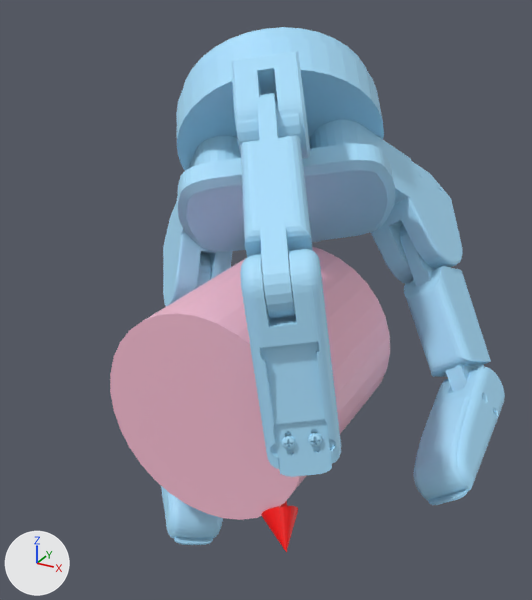
The glTF model static/assets/cond/Barrett/contactdb+cylinder_medium/3.glb as it was, and as the next commit left it.
Camera for both pictures: a 50 mm camera at (0.125, -0.22, 0.141) aimed at (-0.006, 0.018, 0.022). Every picture has the same lights, and +X, +Y and +Z are marked at lower left. Where no turn or scale is listed for an object, it has been applied to the vertices. Vertices at the same position are counted once.

In view in the first picture: 'cylinder_medium.stl', 'geometry_1', 'geometry_2'.
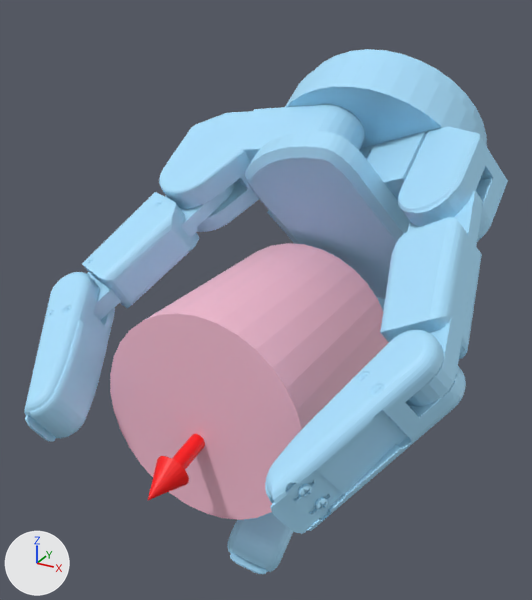
Boxes (x1, y1, x2, y2) around the edits, measured in the pictures (532 x 600 px; the box of a moved part takes in the faces that stretch with it):
'geometry_1', reshaped (41% wider)
    before: (161, 27, 505, 545)
    after: (24, 49, 508, 574)
'geometry_2', reshaped
    before: (261, 501, 298, 552)
    after: (148, 434, 205, 500)
part 1 of me_geometry_1, moved or reshaped
    before: (176, 27, 396, 252)
    after: (245, 49, 487, 299)
part 2 of me_geometry_1, moved or reshaped
    before: (231, 51, 310, 159)
    after: (398, 127, 508, 242)
part 3 of me_geometry_1, moved or reshaped
    before: (237, 93, 313, 319)
    after: (380, 190, 482, 406)
part 4 of me_geometry_1, moved or reshaped
    before: (241, 249, 341, 477)
    after: (265, 330, 466, 534)
part 5 of me_geometry_1, moved or reshaped
    before: (163, 136, 241, 306)
    after: (159, 105, 365, 232)
part 6 of me_geometry_1, moved or reshaped
    before: (196, 253, 211, 288)
    after: (82, 183, 234, 320)
part 7 of me_geometry_1, moved or reshaped
    before: (161, 486, 223, 545)
    after: (24, 272, 115, 442)
part 8 of me_geometry_1, moved or reshaped
    before: (310, 120, 463, 284)
    after: (377, 298, 385, 310)
part 9 of me_geometry_1, moved or reshaped (not visible afterwards)
    before: (399, 224, 491, 392)
part 10 of me_geometry_1, moved or reshaped
    before: (413, 366, 505, 505)
    after: (227, 512, 294, 574)

The change, as a diff of the scene's bpy script:
```diff
--- a/static/assets/cond/Barrett/contactdb+cylinder_medium/3.glb.py
+++ b/static/assets/cond/Barrett/contactdb+cylinder_medium/3.glb.py
@@ me_geometry_1 @@
 me_geometry_1.from_pydata(...)  # 8696 vertices, 17330 faces; spans x -0.086..0.086, y -0.056..0.117, z -0.072..0.123
 # used by ob_geometry_1; location = (0.0, 0.0, 0.0)
+# me_geometry_1 part 1: the loose piece of 347 vertices spanning x -0.072..0.031, y 0.009..0.11, z 0.028..0.123 is multiplied about its middle by the matrix ((0.535, -0.343, 0.772), (0.009, 0.916, 0.401), (-0.845, -0.207, 0.493)), then moved by (0.039, 0.009, -0.011)
+# me_geometry_1 part 2: the loose piece of 211 vertices spanning x -0.027..0.016, y -0.003..0.046, z 0.079..0.117 is multiplied about its middle by the matrix ((0.535, -0.343, 0.772), (0.009, 0.916, 0.401), (-0.845, -0.207, 0.493)), then moved by (0.062, 0.021, -0.027)
+# me_geometry_1 part 3: the loose piece of 449 vertices spanning x -0.013..0.044, y -0.054..0.023, z 0.049..0.105 is multiplied about its middle by the matrix ((0.56, -0.381, 0.735), (0.013, 0.892, 0.452), (-0.828, -0.243, 0.505)), then moved by (0.051, 0.016, -0.025)
+# me_geometry_1 part 4: the loose piece of 1647 vertices spanning x 0.02..0.055, y -0.056..-0.031, z 0.001..0.069 is multiplied about its middle by the matrix ((0.604, -0.443, 0.662), (0.026, 0.842, 0.539), (-0.796, -0.309, 0.52)), then moved by (0.023, -0.001, -0.016)
+# me_geometry_1 part 5: the loose piece of 925 vertices spanning x -0.086..-0.023, y 0.024..0.074, z -0.005..0.08 is multiplied about its middle by the matrix ((0.671, -0.199, 0.714), (-0.06, 0.946, 0.32), (-0.739, -0.257, 0.622)), then moved by (0.029, -0.002, 0.034)
+# me_geometry_1 part 6: the loose piece of 449 vertices spanning x -0.072..-0.037, y 0.005..0.06, z -0.062..0.024 is multiplied about its middle by the matrix ((0.725, -0.284, 0.628), (0.001, 0.912, 0.41), (-0.689, -0.296, 0.661)), then moved by (-0.004, -0.021, 0.059)
+# me_geometry_1 part 7: the loose piece of 1647 vertices spanning x -0.063..-0.008, y -0.032..0.029, z -0.072..-0.04 is multiplied about its middle by the matrix ((0.679, -0.211, 0.704), (-0.052, 0.942, 0.332), (-0.733, -0.262, 0.628)), then moved by (-0.025, -0.035, 0.068)
+# me_geometry_1 part 8: the loose piece of 925 vertices spanning x -0.012..0.053, y 0.047..0.117, z 0.012..0.087 is multiplied about its middle by the matrix ((0.612, -0.266, 0.745), (-0.027, 0.934, 0.356), (-0.79, -0.238, 0.565)), then moved by (-0.005, -0.002, -0.038)
+# me_geometry_1 part 9: the loose piece of 449 vertices spanning x 0.021..0.081, y 0.046..0.101, z -0.029..0.045 is multiplied about its middle by the matrix ((0.598, -0.239, 0.765), (0.038, 0.962, 0.272), (-0.801, -0.134, 0.584)), then moved by (-0.046, -0.015, -0.044)
+# me_geometry_1 part 10: the loose piece of 1647 vertices spanning x 0.058..0.086, y -0.002..0.065, z -0.036..-0.006 is multiplied about its middle by the matrix ((0.585, -0.209, 0.784), (0.106, 0.978, 0.181), (-0.804, -0.023, 0.594)), then moved by (-0.068, -0.02, -0.046)
 me_geometry_1.materials.append(mat_defaultmaterial_001)
@@ me_geometry_2 @@
 me_geometry_2.from_pydata(...)  # 75 vertices, 144 faces; spans x -0.0025..0.037, y -0.0459..0.0023, z -0.0377..0.0025
 # used by ob_geometry_2; location = (0.0, 0.0, 0.0)
+# me_geometry_2 part 11: the whole mesh is multiplied about the mesh origin by the matrix ((0.809, 0.556, 0.19), (-0.586, 0.738, 0.335), (0.047, -0.383, 0.923))
 me_geometry_2.materials.append(mat_defaultmaterial_002)
```
